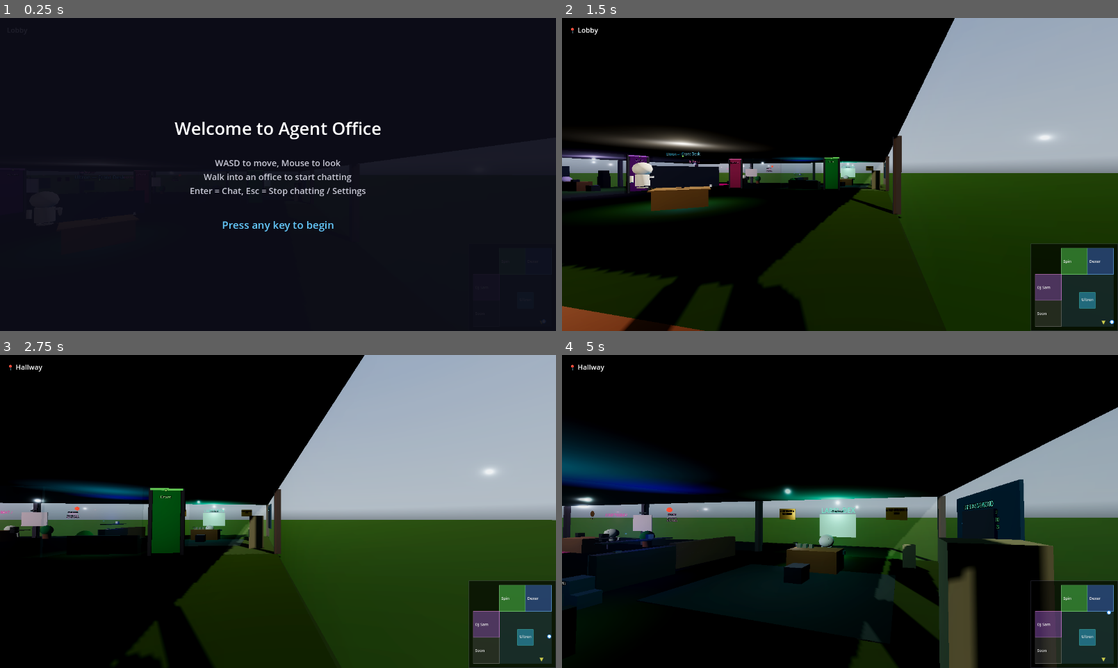
Above: before the commit, frames 1-4 (two rows, left to right).
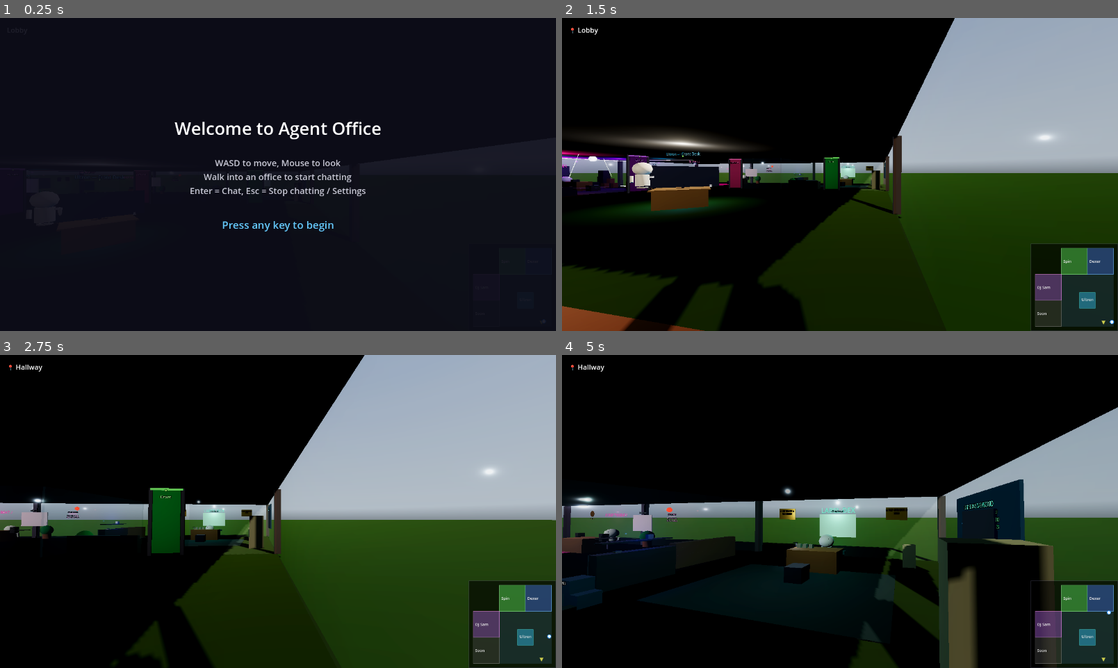
Above: after the commit, the same moments.

Repository: ultron02012026-agent/agent-office
Game: Godot game, scene res://scenes/main.tscn
The game is run twice, just before and just after one commit, with the same random seed, the same clock (stepped at 60 frames per second) and the same inputs. A sky picture missing from this copy of the repository is replaced by a grey-blue gradient.
Inputs (mouse positions are in pixels of both pictures, inside the frame that each line leads up to):
- Up to frame 1 (0.25 s): no input
- Up to frame 2 (1.5 s): tap Enter at 0.5, 1.35 s; move the mouse to (962, 158) at 0.52 s; hold D (move_right) 0.53-1.28 s; hold Shift (sprint) 0.53-1.28 s; click (962, 158) at 0.67 s; tap Space (jump) at 0.77 s; move the mouse to (812, 174) at 1.27 s; hold W (move_forward) from 1.28 s (still down)
- Up to frame 3 (2.75 s): keep holding W (move_forward); tap Space (jump) at 1.52 s; move the mouse to (289, 505) at 2.02 s; tap V at 2.1 s
- Up to frame 4 (5 s): keep holding W (move_forward); move the mouse to (834, 517) at 2.77 s; tap Shift (sprint) at 2.85 s; tap Space (jump) at 3.02, 3.77, 4.52 s; move the mouse to (878, 514) at 3.52 s; tap Enter at 3.6 s; move the mouse to (795, 508) at 4.27 s; tap V at 4.35 s

The runs differ from the first frame. In frame 2, 0.8% of the frame differs, in the area x 0-56%, y 42-58%; in frame 3, 0.9%; in frame 4, 3.8%, in the area x 0-63%, y 25-68%.

Commit message:
decor: DJ Sam office decorations

Diff:
--- a/scenes/main.tscn
+++ b/scenes/main.tscn
@@ -1598,6 +1598,244 @@
 [node name="Room4_AreaShape" type="CollisionShape3D" parent="Room4_Area"]
 shape = SubResource("room_shape")
 
+; --- DJ Sam Decor: Neon Sign ---
+[node name="Room4_Decor_NeonSign" type="Label3D" parent="."]
+transform = Transform3D(-1, 0, 0, 0, 1, 0, 0, 0, -1, -14.8, 2.2, 0)
+text = "⚡ DROP THE BASS ⚡"
+font_size = 72
+modulate = Color(0.7, 0.1, 1, 1)
+outline_modulate = Color(1, 0.2, 0.6, 1)
+outline_size = 8
+
+[node name="Room4_Decor_NeonSign2" type="Label3D" parent="."]
+transform = Transform3D(-1, 0, 0, 0, 1, 0, 0, 0, -1, -14.8, 1.6, 0)
+text = "DJ SAM"
+font_size = 96
+modulate = Color(1, 0.2, 0.6, 1)
+outline_modulate = Color(0.7, 0.1, 1, 1)
+outline_size = 10
+
+; --- DJ Sam Decor: Neon Sign Glow Light ---
+[node name="Room4_Decor_NeonGlow" type="OmniLight3D" parent="."]
+transform = Transform3D(1, 0, 0, 0, 1, 0, 0, 0, 1, -14, 2, 0)
+light_color = Color(0.7, 0.1, 1, 1)
+light_energy = 2.0
+omni_range = 3.0
+
+; --- DJ Sam Decor: LED Strip - Back Wall Top ---
+[node name="Room4_Decor_LED_BackTop" type="CSGBox3D" parent="."]
+transform = Transform3D(1, 0, 0, 0, 1, 0, 0, 0, 1, -10, 2.95, -4.9)
+size = Vector3(9.8, 0.05, 0.05)
+material = SubResource("djsam_neon_purple")
+
+; --- DJ Sam Decor: LED Strip - Back Wall Bottom ---
+[node name="Room4_Decor_LED_BackBot" type="CSGBox3D" parent="."]
+transform = Transform3D(1, 0, 0, 0, 1, 0, 0, 0, 1, -10, 0.05, -4.9)
+size = Vector3(9.8, 0.05, 0.05)
+material = SubResource("djsam_led_cyan")
+
+; --- DJ Sam Decor: LED Strip - Left Wall ---
+[node name="Room4_Decor_LED_Left" type="CSGBox3D" parent="."]
+transform = Transform3D(1, 0, 0, 0, 1, 0, 0, 0, 1, -14.9, 2.95, 0)
+size = Vector3(0.05, 0.05, 9.8)
+material = SubResource("djsam_led_magenta")
+
+; --- DJ Sam Decor: LED Strip - Front Wall ---
+[node name="Room4_Decor_LED_Front" type="CSGBox3D" parent="."]
+transform = Transform3D(1, 0, 0, 0, 1, 0, 0, 0, 1, -10, 2.95, 4.9)
+size = Vector3(9.8, 0.05, 0.05)
+material = SubResource("djsam_neon_pink")
+
+; --- DJ Sam Decor: Disco Ball ---
+[node name="Room4_Decor_DiscoBall" type="CSGSphere3D" parent="."]
+transform = Transform3D(1, 0, 0, 0, 1, 0, 0, 0, 1, -10, 2.8, 0)
+radius = 0.25
+radial_segments = 16
+rings = 8
+material = SubResource("djsam_disco_mat")
+
+; --- DJ Sam Decor: Disco Ball Stem ---
+[node name="Room4_Decor_DiscoBallStem" type="CSGBox3D" parent="."]
+transform = Transform3D(1, 0, 0, 0, 1, 0, 0, 0, 1, -10, 2.95, 0)
+size = Vector3(0.02, 0.15, 0.02)
+material = SubResource("djsam_disco_mat")
+
+; --- DJ Sam Decor: Rug ---
+[node name="Room4_Decor_Rug" type="CSGBox3D" parent="."]
+transform = Transform3D(1, 0, 0, 0, 1, 0, 0, 0, 1, -10, 0.01, 0)
+size = Vector3(7, 0.02, 5)
+material = SubResource("djsam_rug_mat")
+
+; --- DJ Sam Decor: Vinyl Crate 1 ---
+[node name="Room4_Decor_VinylCrate1" type="CSGBox3D" parent="."]
+transform = Transform3D(1, 0, 0, 0, 1, 0, 0, 0, 1, -13.5, 0.25, -3.5)
+size = Vector3(0.5, 0.5, 0.4)
+material = SubResource("djsam_crate_mat")
+
+; --- DJ Sam Decor: Vinyl Crate 2 ---
+[node name="Room4_Decor_VinylCrate2" type="CSGBox3D" parent="."]
+transform = Transform3D(1, 0, 0, 0, 1, 0, 0, 0, 1, -13.5, 0.25, -2.8)
+size = Vector3(0.5, 0.5, 0.4)
+material = SubResource("djsam_crate_mat")
+
+; --- DJ Sam Decor: Vinyl Crate 3 (stacked) ---
+[node name="Room4_Decor_VinylCrate3" type="CSGBox3D" parent="."]
+transform = Transform3D(0.98, 0, 0.17, 0, 1, 0, -0.17, 0, 0.98, -13.5, 0.75, -3.2)
+size = Vector3(0.5, 0.5, 0.4)
+material = SubResource("djsam_crate_mat")
+
+; --- DJ Sam Decor: Subwoofer Left ---
+[node name="Room4_Decor_SubL" type="CSGBox3D" parent="."]
+transform = Transform3D(1, 0, 0, 0, 1, 0, 0, 0, 1, -13, 0.35, -1.5)
+size = Vector3(0.8, 0.7, 0.7)
+material = SubResource("djsam_subwoofer_mat")
+
+; --- DJ Sam Decor: Subwoofer Right ---
+[node name="Room4_Decor_SubR" type="CSGBox3D" parent="."]
+transform = Transform3D(1, 0, 0, 0, 1, 0, 0, 0, 1, -13, 0.35, 1.5)
+size = Vector3(0.8, 0.7, 0.7)
+material = SubResource("djsam_subwoofer_mat")
+
+; --- DJ Sam Decor: Mini Bar Base ---
+[node name="Room4_Decor_BarBase" type="CSGBox3D" parent="."]
+transform = Transform3D(1, 0, 0, 0, 1, 0, 0, 0, 1, -7, 0.45, -3.5)
+size = Vector3(2.0, 0.9, 0.6)
+material = SubResource("djsam_bar_mat")
+
+; --- DJ Sam Decor: Bar Top ---
+[node name="Room4_Decor_BarTop" type="CSGBox3D" parent="."]
+transform = Transform3D(1, 0, 0, 0, 1, 0, 0, 0, 1, -7, 0.95, -3.5)
+size = Vector3(2.2, 0.06, 0.7)
+material = SubResource("djsam_bar_top_mat")
+
+; --- DJ Sam Decor: Bottle 1 ---
+[node name="Room4_Decor_Bottle1" type="CSGBox3D" parent="."]
+transform = Transform3D(1, 0, 0, 0, 1, 0, 0, 0, 1, -7.3, 1.15, -3.5)
+size = Vector3(0.08, 0.3, 0.08)
+material = SubResource("djsam_bottle_mat")
+
+; --- DJ Sam Decor: Bottle 2 ---
+[node name="Room4_Decor_Bottle2" type="CSGBox3D" parent="."]
+transform = Transform3D(1, 0, 0, 0, 1, 0, 0, 0, 1, -6.9, 1.15, -3.5)
+size = Vector3(0.08, 0.3, 0.08)
+material = SubResource("djsam_bottle_mat")
+
+; --- DJ Sam Decor: Bottle 3 ---
+[node name="Room4_Decor_Bottle3" type="CSGBox3D" parent="."]
+transform = Transform3D(1, 0, 0, 0, 1, 0, 0, 0, 1, -6.6, 1.12, -3.5)
+size = Vector3(0.08, 0.25, 0.08)
+material = SubResource("djsam_bottle_mat")
+
+; --- DJ Sam Decor: Bar Light ---
+[node name="Room4_Decor_BarLight" type="OmniLight3D" parent="."]
+transform = Transform3D(1, 0, 0, 0, 1, 0, 0, 0, 1, -7, 1.5, -3.5)
+light_color = Color(0, 0.8, 1, 1)
+light_energy = 1.5
+omni_range = 2.0
+
+; --- DJ Sam Decor: VIP Couch (seat) ---
+[node name="Room4_Decor_CouchSeat" type="CSGBox3D" parent="."]
+transform = Transform3D(1, 0, 0, 0, 1, 0, 0, 0, 1, -7, 0.25, 3.5)
+size = Vector3(2.5, 0.4, 0.8)
+material = SubResource("djsam_couch_mat")
+
+; --- DJ Sam Decor: VIP Couch (back) ---
+[node name="Room4_Decor_CouchBack" type="CSGBox3D" parent="."]
+transform = Transform3D(1, 0, 0, 0, 1, 0, 0, 0, 1, -7, 0.55, 4.2)
+size = Vector3(2.5, 0.7, 0.2)
+material = SubResource("djsam_couch_mat")
+
+; --- DJ Sam Decor: VIP Couch Arm Left ---
+[node name="Room4_Decor_CouchArmL" type="CSGBox3D" parent="."]
+transform = Transform3D(1, 0, 0, 0, 1, 0, 0, 0, 1, -8.15, 0.4, 3.8)
+size = Vector3(0.2, 0.5, 1.0)
+material = SubResource("djsam_couch_mat")
+
+; --- DJ Sam Decor: VIP Couch Arm Right ---
+[node name="Room4_Decor_CouchArmR" type="CSGBox3D" parent="."]
+transform = Transform3D(1, 0, 0, 0, 1, 0, 0, 0, 1, -5.85, 0.4, 3.8)
+size = Vector3(0.2, 0.5, 1.0)
+material = SubResource("djsam_couch_mat")
+
+; --- DJ Sam Decor: Club Light Purple ---
+[node name="Room4_Decor_ClubLight1" type="OmniLight3D" parent="."]
+transform = Transform3D(1, 0, 0, 0, 1, 0, 0, 0, 1, -12, 2.8, -3)
+light_color = Color(0.5, 0, 1, 1)
+light_energy = 2.5
+omni_range = 4.0
+
+; --- DJ Sam Decor: Club Light Pink ---
+[node name="Room4_Decor_ClubLight2" type="OmniLight3D" parent="."]
+transform = Transform3D(1, 0, 0, 0, 1, 0, 0, 0, 1, -8, 2.8, 3)
+light_color = Color(1, 0.1, 0.5, 1)
+light_energy = 2.0
+omni_range = 4.0
+
+; --- DJ Sam Decor: Club Light Cyan ---
+[node name="Room4_Decor_ClubLight3" type="OmniLight3D" parent="."]
+transform = Transform3D(1, 0, 0, 0, 1, 0, 0, 0, 1, -12, 2.8, 3)
+light_color = Color(0, 0.8, 1, 1)
+light_energy = 1.8
+omni_range = 3.5
+
+; --- DJ Sam Decor: Set List Poster ---
+[node name="Room4_Decor_Poster1" type="Label3D" parent="."]
+transform = Transform3D(1, 0, 0, 0, 1, 0, 0, 0, 1, -10, 2.0, -4.9)
+text = "SET LIST
+━━━━━━━━
+1. Purple Rain (Remix)
+2. Deep House Anthem
+3. Midnight Bass Drop
+4. Neon Dreams
+5. Club Euphoria"
+font_size = 24
+modulate = Color(0, 0.9, 1, 1)
+
+; --- DJ Sam Decor: House Rules Poster ---
+[node name="Room4_Decor_Poster2" type="Label3D" parent="."]
+transform = Transform3D(1, 0, 0, 0, 1, 0, 0, 0, 1, -13, 2.0, -4.9)
+text = "HOUSE RULES
+━━━━━━━━━━
+✦ VIBE CHECK: ALWAYS
+✦ BPM: 120-130
+✦ REQUESTS: MAYBE
+✦ BASS: MAXIMUM"
+font_size = 20
+modulate = Color(1, 0.2, 0.6, 1)
+
+; --- DJ Sam Decor: Fog Machine ---
+[node name="Room4_Decor_FogMachine" type="CSGBox3D" parent="."]
+transform = Transform3D(1, 0, 0, 0, 1, 0, 0, 0, 1, -12, 0.15, 0)
+size = Vector3(0.5, 0.3, 0.3)
+material = SubResource("djsam_subwoofer_mat")
+
+; --- DJ Sam Decor: Fog Effect ---
+[node name="Room4_Decor_FogCloud" type="CSGBox3D" parent="."]
+transform = Transform3D(1, 0, 0, 0, 1, 0, 0, 0, 1, -11, 0.15, 0)
+size = Vector3(3, 0.3, 2)
+material = SubResource("djsam_fog_mat")
+
+; --- DJ Sam Decor: Laser Beam 1 ---
+[node name="Room4_Decor_Laser1" type="CSGBox3D" parent="."]
+transform = Transform3D(0.866, -0.5, 0, 0.5, 0.866, 0, 0, 0, 1, -12, 2.5, -2)
+size = Vector3(0.02, 3.0, 0.02)
+material = SubResource("djsam_laser_mat")
+
+; --- DJ Sam Decor: Laser Beam 2 ---
+[node name="Room4_Decor_Laser2" type="CSGBox3D" parent="."]
+transform = Transform3D(0.866, 0.5, 0, -0.5, 0.866, 0, 0, 0, 1, -8, 2.5, 2)
+size = Vector3(0.02, 3.0, 0.02)
+material = SubResource("djsam_laser_mat")
+
+; --- DJ Sam Decor: VIP Label ---
+[node name="Room4_Decor_VIPSign" type="Label3D" parent="."]
+transform = Transform3D(1, 0, 0, 0, 1, 0, 0, 0, 1, -7, 1.5, 4.85)
+text = "★ V I P ★"
+font_size = 64
+modulate = Color(1, 0.85, 0, 1)
+outline_modulate = Color(0.7, 0.1, 1, 1)
+outline_size = 6
+
 ; =============================================================================
 ; ROOM 5: COMING SOON (x=-15 to -5, z=5 to 15, center -10,10) — GRAY/DIM
 ; Locked door on east wall at x=-5, z=10 (door has collision, no anim script)
